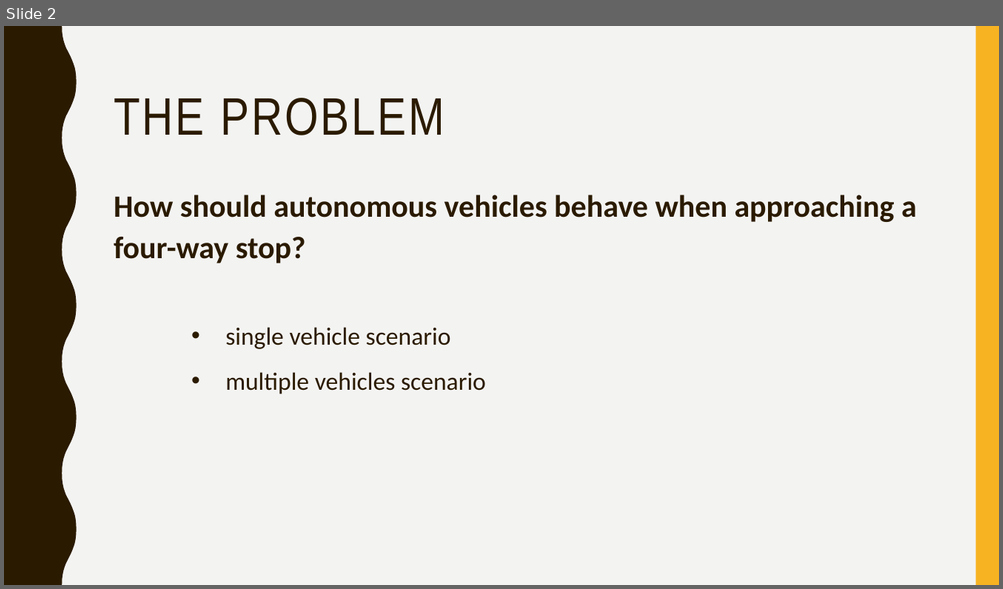
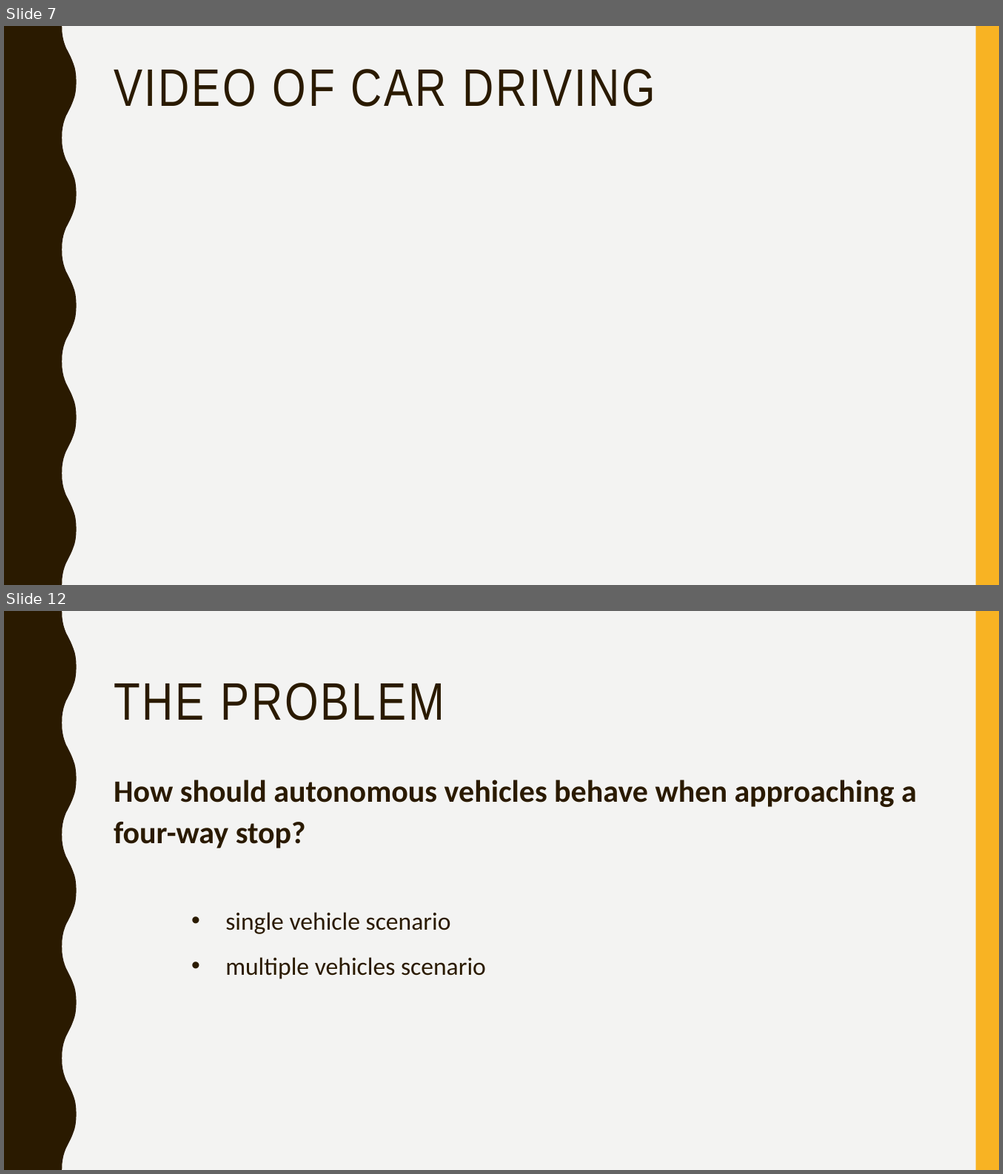
Before and after one commit to jean-lucas/vic, a slide deck: Presentation/Vehicle Intersection Control Presentation.pptx. Shown one above the other, each under a label of ours: slide 2 before the commit, slides 7 and 12 after it; the slides between them are not shown. The pictures are 1003x589 and 1003x1174 pixels, drawn with LibreOffice and Linux fonts; fonts in the diff are those of the drawing. Boxes give left, top, right and bottom in pixels: in the first picture for what was removed or moved away, otherwise in the second. Text is boxed around its words. In the diff, an @@ line names an element or a change of style, - is before the commit and + after.

```diff
--- a/Presentation/Vehicle Intersection Control Presentation.pptx
+++ b/Presentation/Vehicle Intersection Control Presentation.pptx
@@ slide 7 added at bbox=[4, 26, 999, 585], background #F3F3F2; not listed: 2 template elements that a slide beside it also shows @@
@@ title added at bbox=[114, 69, 655, 107], 51 pt, text #2A1A00 @@
+VIDEO OF CAR DRIVING
@@ what was slide 2 is now slide 12 @@
```
Also in this commit, not shown: 10 other slides added, 1 slide removed.
